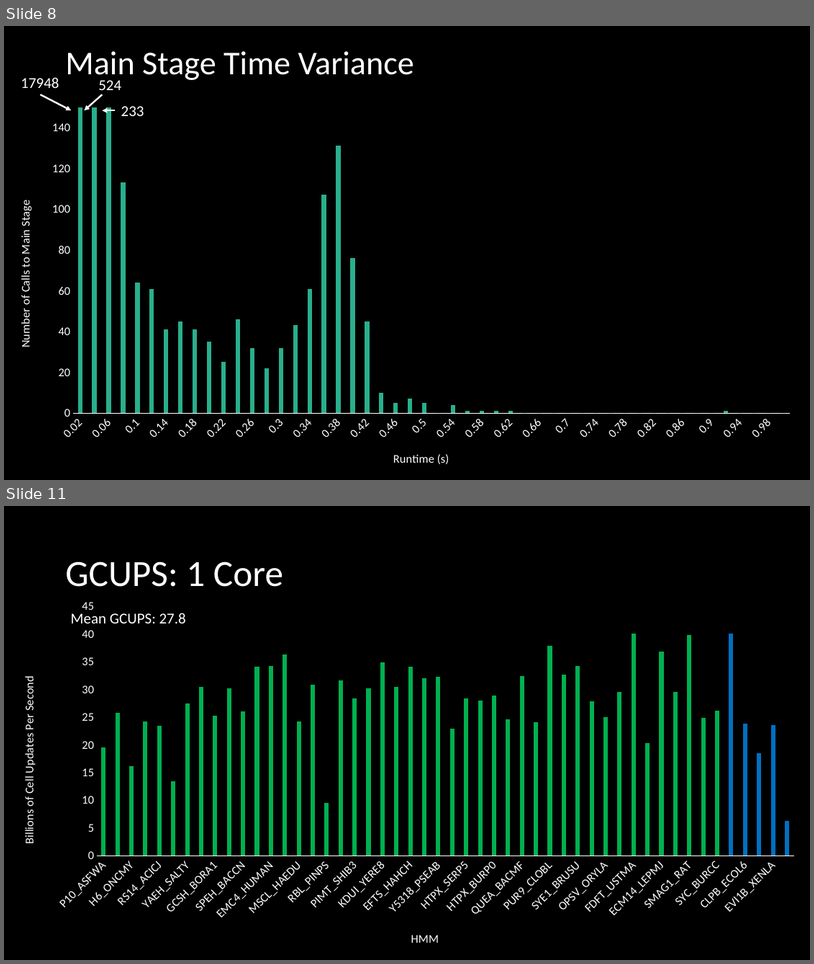
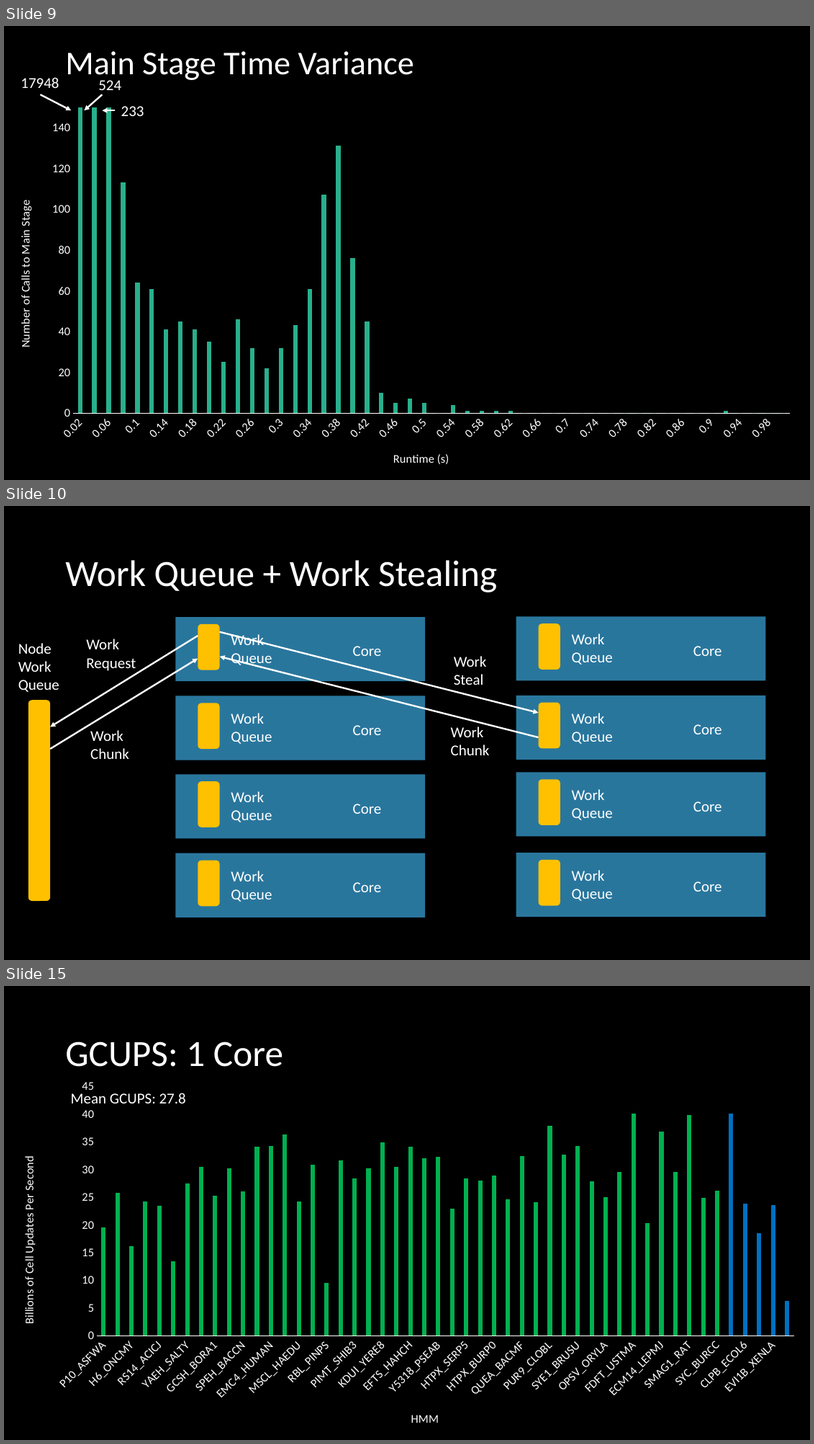
Before and after one commit to npcarter/data, a slide deck: Lab Meeting 5_25_17.pptx. Shown one above the other, each under a label of ours: slides 8 and 11 before the commit, slides 9, 10 and 15 after it; the slides between them are not shown. The pictures are 814x964 and 814x1444 pixels, drawn with LibreOffice and Linux fonts; fonts in the diff are those of the drawing. Boxes give left, top, right and bottom in pixels: in the first picture for what was removed or moved away, otherwise in the second. Text is boxed around its words. In the diff, an @@ line names an element or a change of style, - is before the commit and + after.

```diff
--- a/Lab Meeting 5_25_17.pptx
+++ b/Lab Meeting 5_25_17.pptx
@@ slide 10 added at [4,506,810,960], background #000000 @@
@@ title added at [65,560,497,592], 44 pt, text #FFFFFF @@
+Work Queue + Work Stealing
@@ arrow added from (220, 632) to (539, 713), #FFFFFF 2 pt @@
@@ text added at [18,643,59,692], 18 pt, text #FFFFFF @@
+Node
+Work
+Queue
@@ arrow added from (198, 636) to (50, 727), #FFFFFF 2 pt @@
@@ text added at [86,638,136,671], 18 pt, text #FFFFFF @@
+Work
+Request
@@ arrow added from (539, 737) to (220, 656), #FFFFFF 2 pt @@
@@ group added at [176,617,426,681]: 2 texts, 1 rectangle, 1 rounded rectangle @@
+Work
+Queue
+Core
@@ text added at [454,656,487,685], 18 pt, text #FFFFFF @@
+Work
+Steal
@@ group added at [517,617,766,681]: 2 texts, 1 rectangle, 1 rounded rectangle @@
+Work
+Queue
+Core
@@ arrow added from (50, 749) to (198, 659), #FFFFFF 2 pt @@
@@ rounded rectangle added at [28,700,50,901], fill #FFC000 @@
@@ text added at [90,730,129,759], 18 pt, text #FFFFFF @@
+Work
+Chunk
@@ group added at [176,696,426,760]: 2 texts, 1 rectangle, 1 rounded rectangle @@
+Work
+Queue
+Core
@@ text added at [451,726,490,755], 18 pt, text #FFFFFF @@
+Work
+Chunk
@@ group added at [517,695,766,759]: 2 texts, 1 rectangle, 1 rounded rectangle @@
+Work
+Queue
+Core
@@ group added at [176,774,426,838]: 2 texts, 1 rectangle, 1 rounded rectangle @@
+Work
+Queue
+Core
@@ group added at [517,772,766,836]: 2 texts, 1 rectangle, 1 rounded rectangle @@
+Work
+Queue
+Core
@@ group added at [176,852,426,917]: 2 texts, 1 rectangle, 1 rounded rectangle @@
+Work
+Queue
+Core
@@ group added at [517,852,766,917]: 2 texts, 1 rectangle, 1 rounded rectangle @@
+Work
+Queue
+Core
@@ what was slide 8 is now slide 9 @@
@@ what was slide 11 is now slide 15 @@
```
Also in this commit, not shown: 4 slides changed, 7 other slides added, 1 other file.
